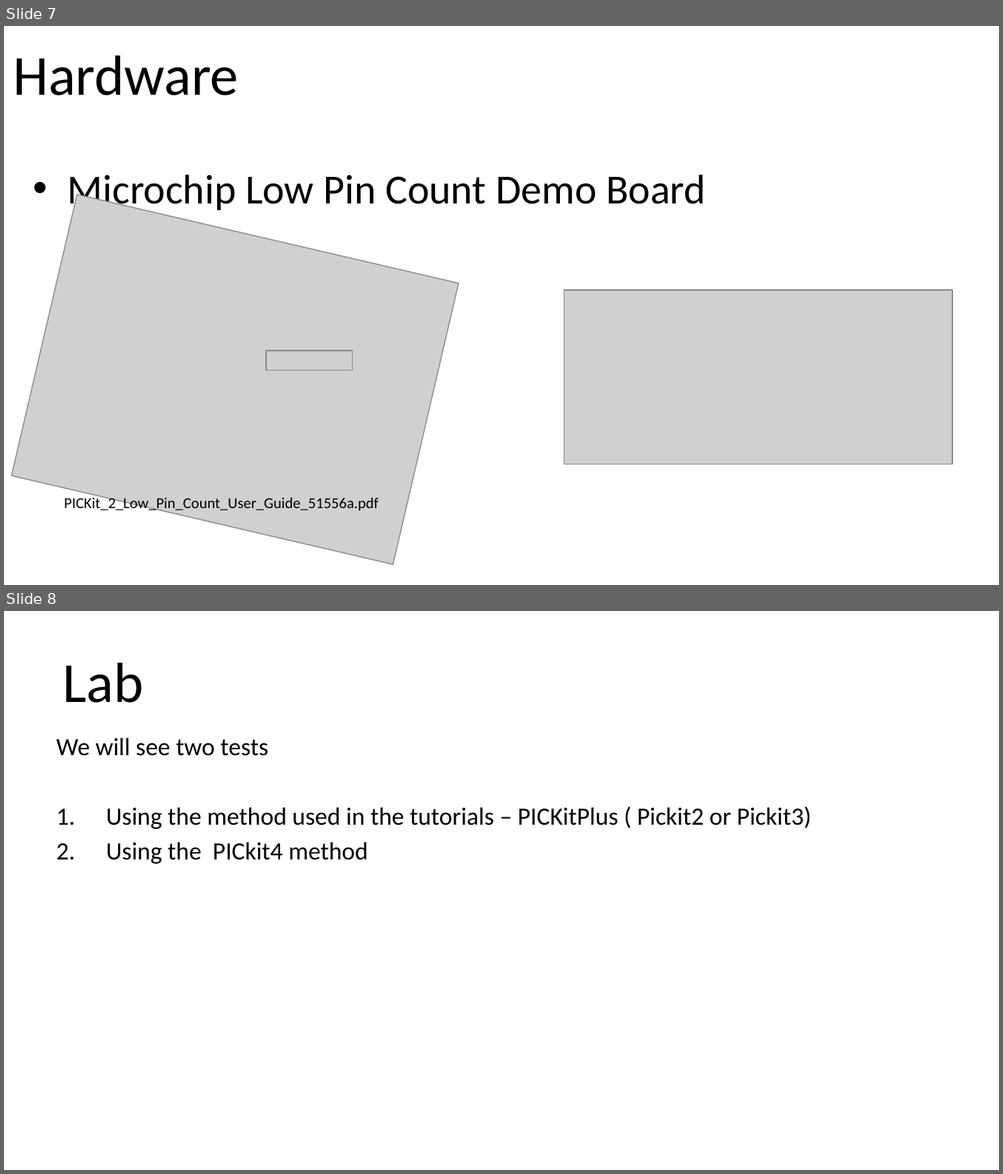
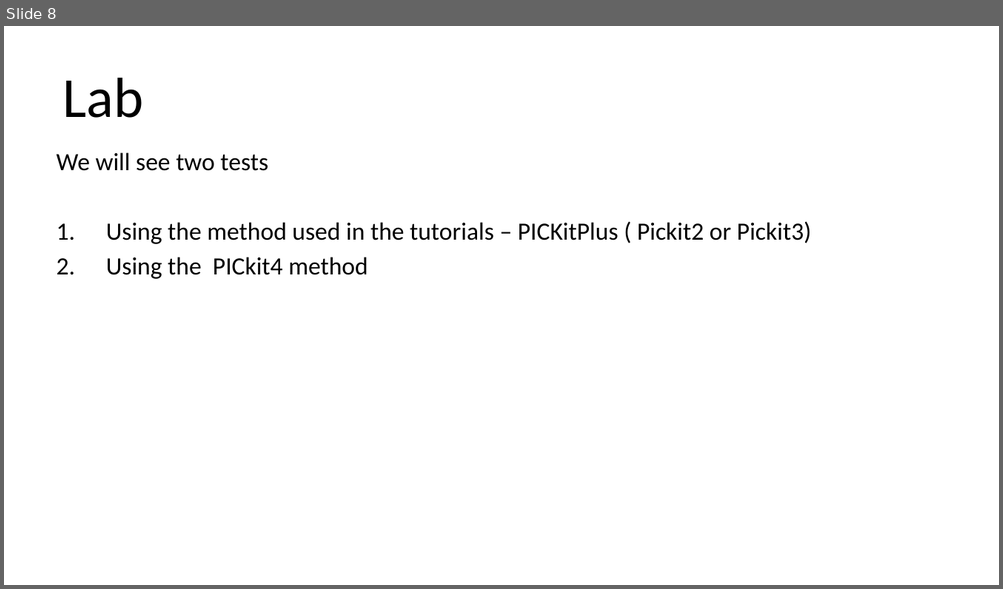
Before and after one commit to GreatCowBASIC/Demonstration_Sources, a slide deck: Vendor_Boards/Great_Cow_Basic_Demo_Board/18Fx6q20_ChipRange_Demonstrations/tutorials/GCbASIC_Part20_Summary.pptx. Shown one above the other, each under a label of ours: slides 7 and 8 before the commit, slide 8 after it. The pictures are 1003x1174 and 1003x589 pixels, drawn with LibreOffice and Linux fonts; fonts in the diff are those of the drawing; grey boxes stand for pictures. Boxes give left, top, right and bottom in pixels: in the first picture for what was removed or moved away, otherwise in the second. Text is boxed around its words. In the diff, an @@ line names an element or a change of style, - is before the commit and + after.

```diff
--- a/Vendor_Boards/Great_Cow_Basic_Demo_Board/18Fx6q20_ChipRange_Demonstrations/tutorials/GCbASIC_Part20_Summary.pptx
+++ b/Vendor_Boards/Great_Cow_Basic_Demo_Board/18Fx6q20_ChipRange_Demonstrations/tutorials/GCbASIC_Part20_Summary.pptx
@@ slide 7 removed at bbox=[4, 26, 999, 585], background #FFFFFF @@
@@ title removed at bbox=[13, 56, 238, 96] @@
-Hardware
@@ text removed at bbox=[68, 175, 706, 213] @@
-• Microchip Low Pin Count Demo Board
@@ picture removed at bbox=[11, 194, 458, 565] @@
@@ picture removed at bbox=[564, 291, 952, 465] @@
@@ picture removed at bbox=[265, 351, 352, 371] @@
@@ text removed at bbox=[64, 496, 378, 513] @@
-PICKit_2_Low_Pin_Count_User_Guide_51556a.pdf
```
Also in this commit, not shown: 6 slides changed, 3 slides added, 3 other slides removed, 3 other files.
